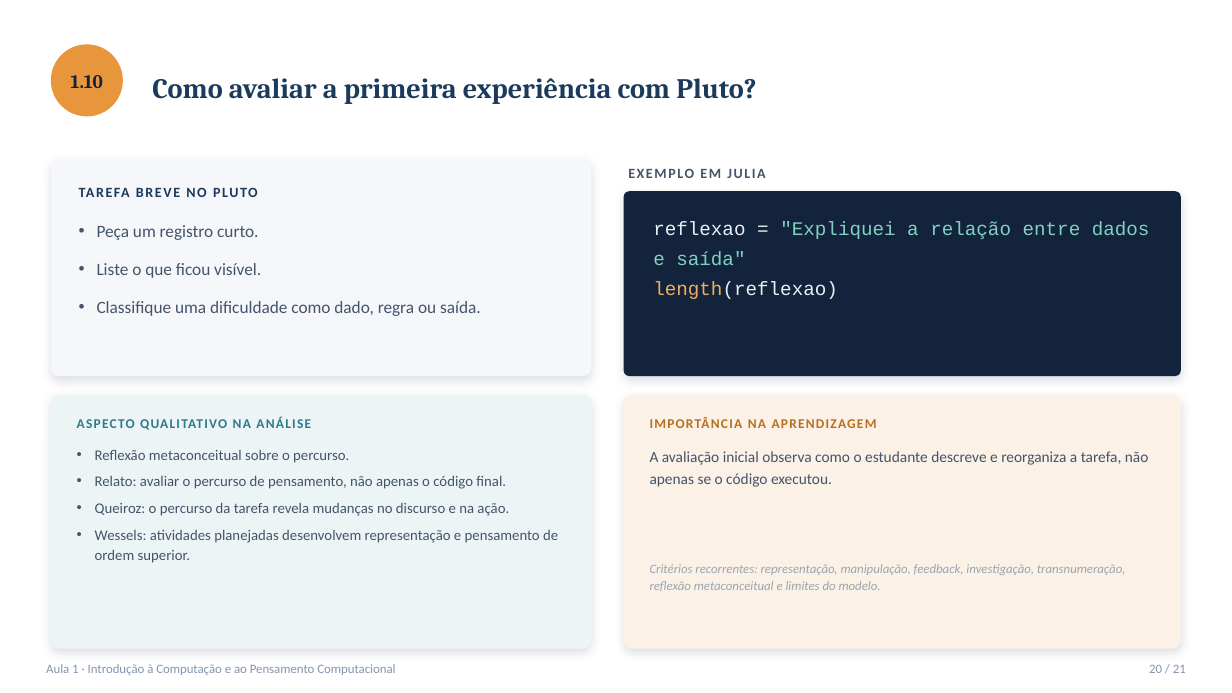
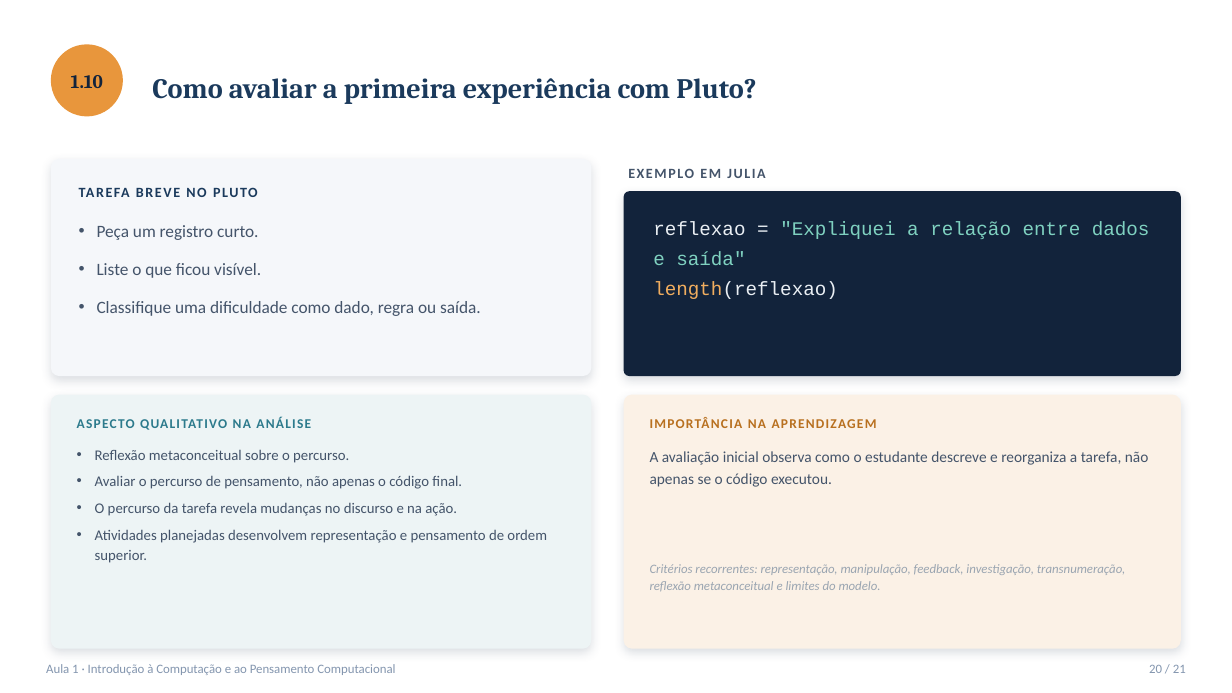
Before and after one commit to anaemilia/pensamento-computacional, a slide deck: slide 20 of Aula01_Introducao_a_Computacao_e_ao_Pensamento_Computacional/Aula01_Teoria.pptx. Drawn at 1232x693 pixels with LibreOffice and Linux fonts; fonts in the diff are those of the drawing. Boxes give left, top, right and bottom in pixels: in the first picture for what was removed or moved away, otherwise in the second. Text is boxed around its words. In the diff, an @@ line names an element or a change of style, - is before the commit and + after.

Commit message:
Remove rotulos de nomes (Wessels:, Queiroz:, Relato:) dos slides de tarefas das Aulas 1-9 e do material de apoio

```diff
--- a/Aula01_Introducao_a_Computacao_e_ao_Pensamento_Computacional/Aula01_Teoria.pptx
+++ b/Aula01_Introducao_a_Computacao_e_ao_Pensamento_Computacional/Aula01_Teoria.pptx
@@ text at box(95, 475, 547, 563): text changed @@
-• Relato: avaliar o percurso de pensamento, não apenas o código final.
-• Queiroz: o percurso da tarefa revela mudanças no discurso e na ação.
-• Wessels: atividades planejadas desenvolvem representação e pensamento de ordem superior.
+• Avaliar o percurso de pensamento, não apenas o código final.
+• O percurso da tarefa revela mudanças no discurso e na ação.
+• Atividades planejadas desenvolvem representação e pensamento de ordem superior.
```
Also in this commit, not shown: 9 other slides changed, 22 other files.
